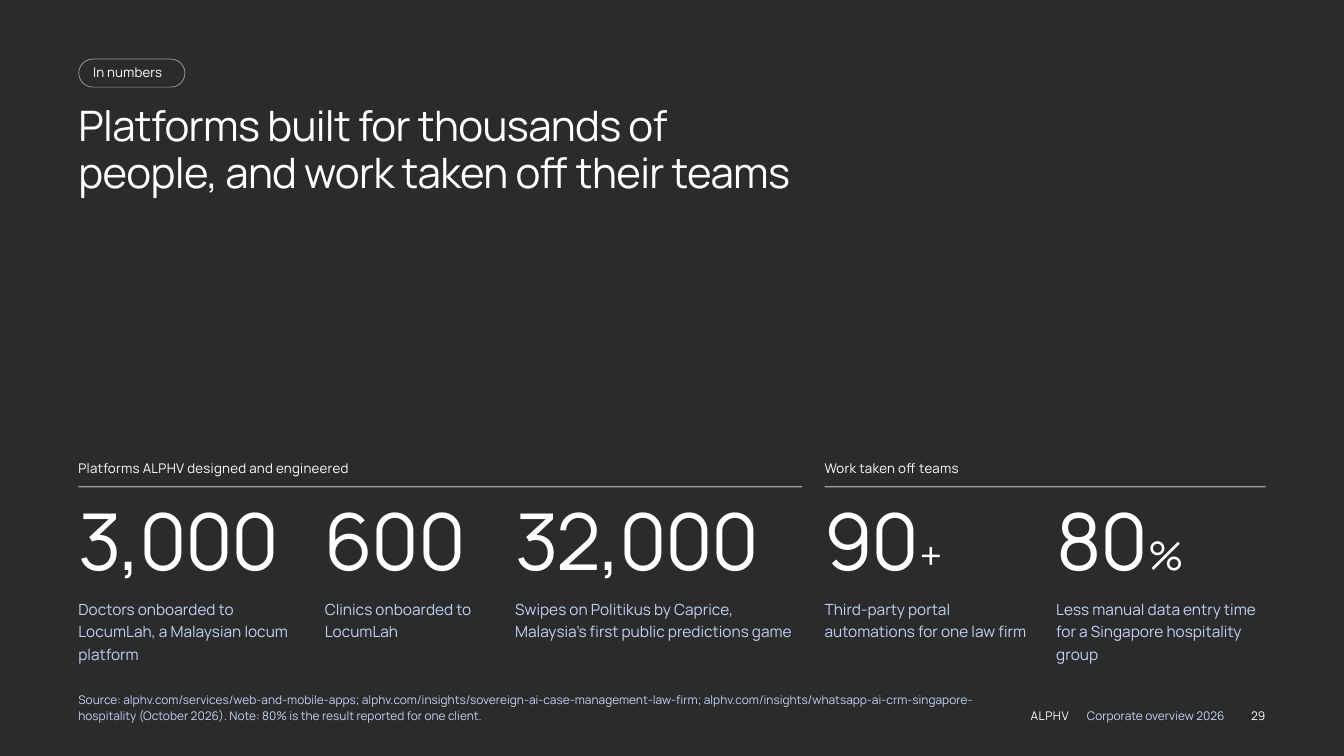
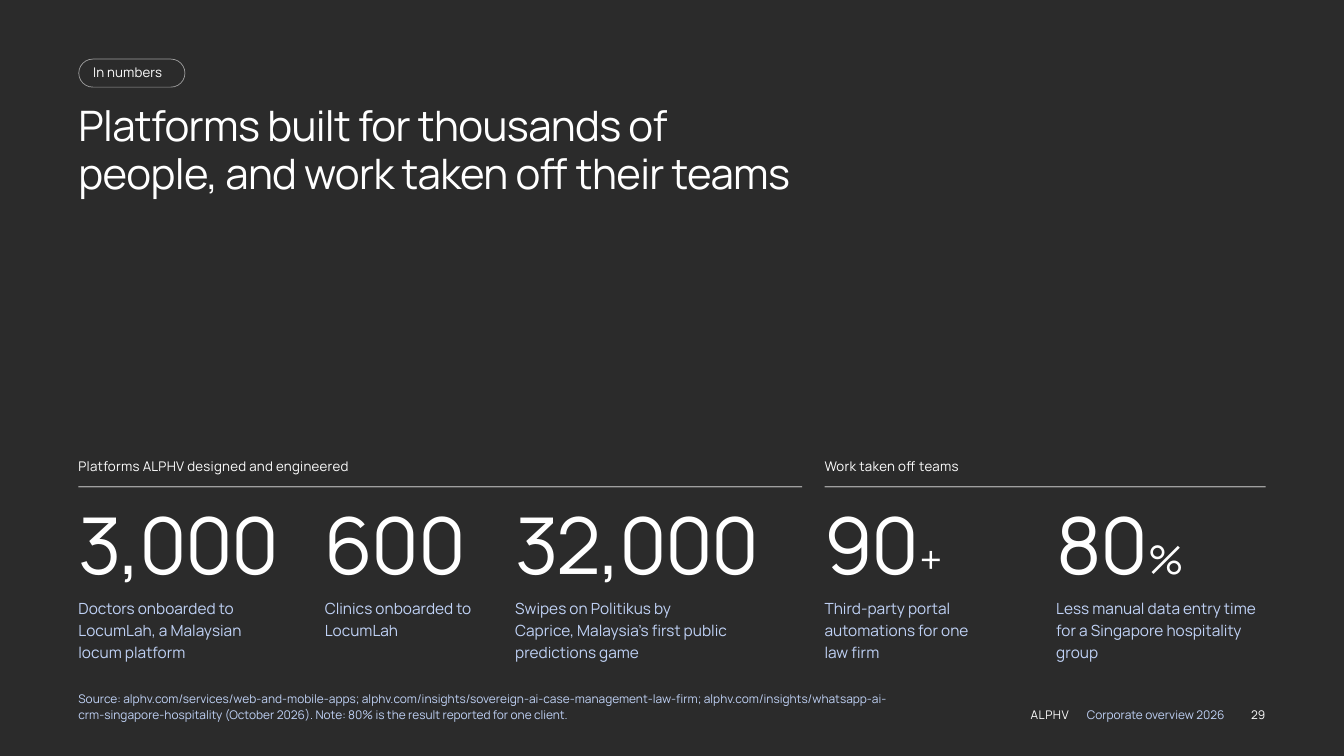
Before and after one commit to darenalphv/darenalphv.github.io, a slide deck: slide 29 of decks/alphv-corporate-2026/ALPHV-corporate-overview-2026.pptx. Drawn at 1344x756 pixels with LibreOffice and Linux fonts; fonts in the diff are those of the drawing; background and template pictures are left out; a plain dark background stands for a picture behind light text. Boxes give left, top, right and bottom in pixels: in the first picture for what was removed or moved away, otherwise in the second. Text is boxed around its words. In the diff, an @@ line names an element or a change of style, - is before the commit and + after.

```diff
--- a/decks/alphv-corporate-2026/ALPHV-corporate-overview-2026.pptx
+++ b/decks/alphv-corporate-2026/ALPHV-corporate-overview-2026.pptx
@@ 5 texts: place and size @@
-5 texts at [78, 512, 1148, 579]
+5 texts at [78, 516, 1148, 583]
@@ text at [78, 603, 242, 662]: text changed @@
-Doctors onboarded to LocumLah, a Malaysian locum platform
+Doctors onboarded to
+LocumLah, a Malaysian
+locum platform
@@ text at [515, 602, 727, 662]: text changed @@
-Swipes on Politikus by Caprice, Malaysia’s first public predictions game
+Swipes on Politikus by
+Caprice, Malaysia’s first public
+predictions game
@@ text at [825, 602, 968, 658]: text changed @@
-Third-party portal automations for one law firm
+Third-party portal
+automations for one
+law firm
@@ text at [78, 694, 887, 722]: text changed @@
-Source: alphv.com/services/web-and-mobile-apps; alphv.com/insights/sovereign-ai-case-management-law-firm; alphv.com/insights/whatsapp-ai-crm-singapore-hospitality (October 2026). Note: 80% is the result reported for one client.
+Source: alphv.com/services/web-and-mobile-apps; alphv.com/insights/sovereign-ai-case-management-law-firm; alphv.com/insights/whatsapp-ai-
+crm-singapore-hospitality (October 2026). Note: 80% is the result reported for one client.
```
Also in this commit, not shown: 33 other slides changed, 2 other files.
